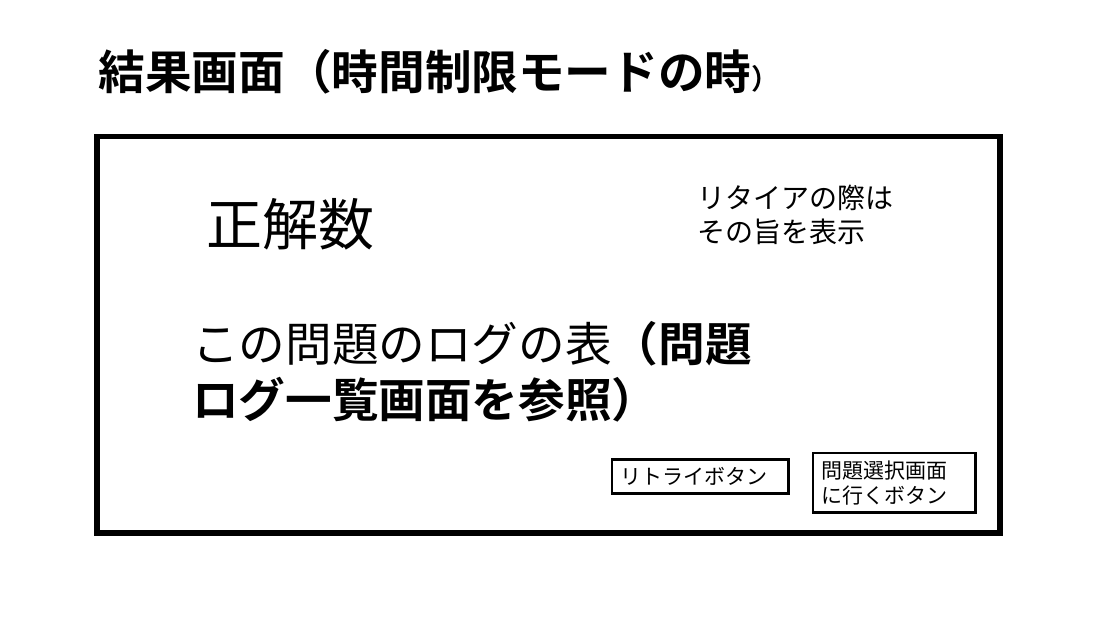
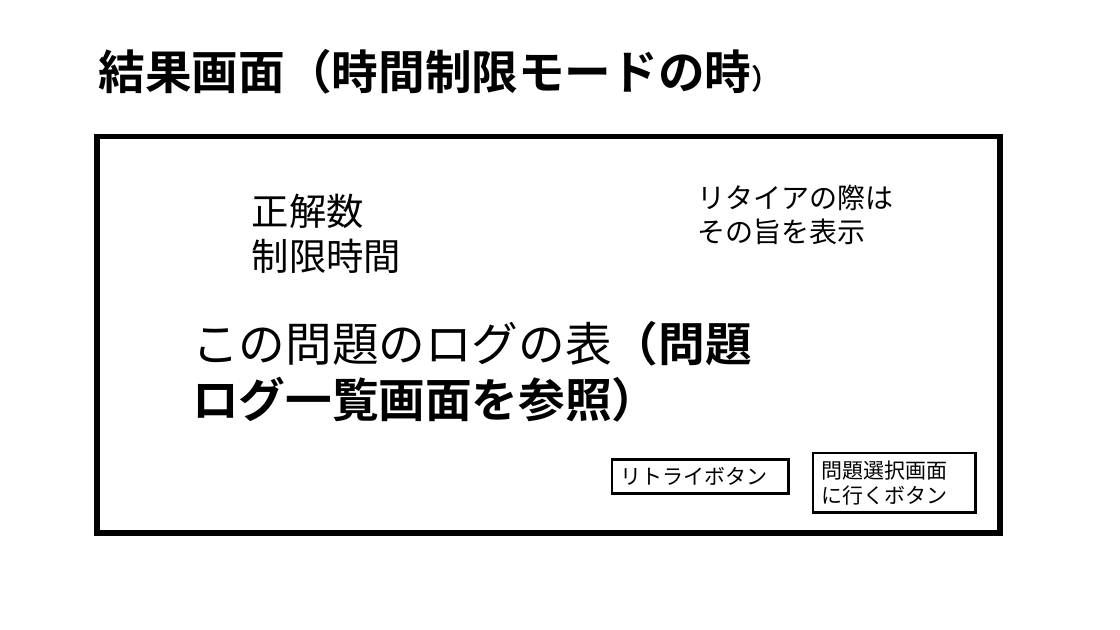
Before and after one commit to tanakai0/stdlib_py_typist, a slide deck: slide 10 of design.pptx. Drawn at 1120x630 pixels with LibreOffice and Linux fonts; fonts in the diff are those of the drawing. Boxes give left, top, right and bottom in pixels: in the first picture for what was removed or moved away, otherwise in the second. Text is boxed around its words. In the diff, an @@ line names an element or a change of style, - is before the commit and + after.

```diff
--- a/design.pptx
+++ b/design.pptx
@@ text "正解数" moved from (x1=207, y1=198, x2=375, y2=250) to (x1=252, y1=193, x2=401, y2=273) @@
@@ text at (x1=252, y1=193, x2=364, y2=228): size 48 to 32 pt in "正解数" @@
@@ text at (x1=252, y1=238, x2=401, y2=273): paragraph added @@
+制限時間
```
Also in this commit, not shown: 1 other slide changed, 3 other files.
